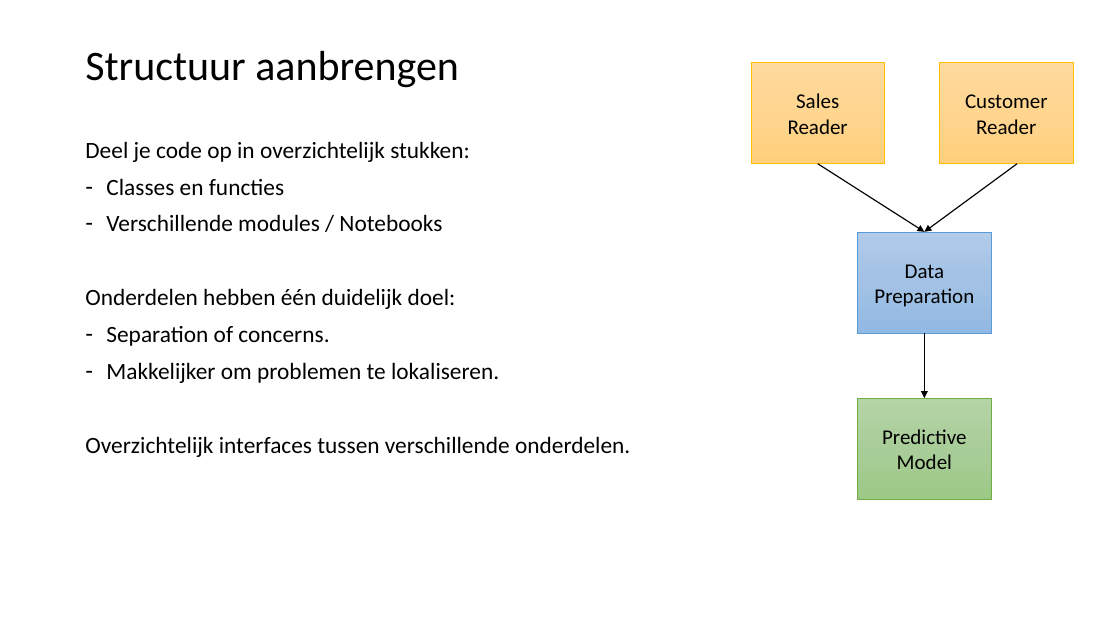
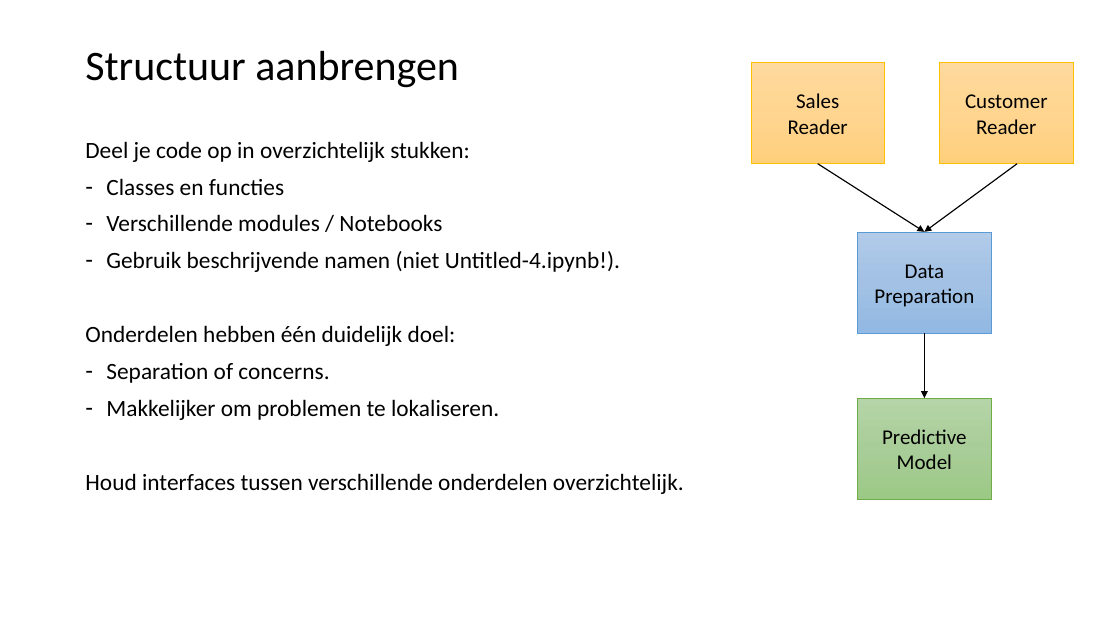
Before and after one commit to LFKoning/knowledge-sharing, a slide deck: slide 7 of python_trainees/2_style_logging_errors/python_traineeship_2.pptx. Drawn at 1120x630 pixels with LibreOffice and Linux fonts; fonts in the diff are those of the drawing. Boxes give left, top, right and bottom in pixels: in the first picture for what was removed or moved away, otherwise in the second. Text is boxed around its words. In the diff, an @@ line names an element or a change of style, - is before the commit and + after.

```diff
--- a/python_trainees/2_style_logging_errors/python_traineeship_2.pptx
+++ b/python_trainees/2_style_logging_errors/python_traineeship_2.pptx
@@ text at (106,251,620,272): paragraph added @@
+– Gebruik beschrijvende namen (niet Untitled-4.ipynb!).
@@ text at (85,473,684,494): text changed @@
-Overzichtelijk interfaces tussen verschillende onderdelen.
+Houd interfaces tussen verschillende onderdelen overzichtelijk.
```
Also in this commit, not shown: 9 other slides changed, 13 slides added, 1 slide removed, 5 other files.
